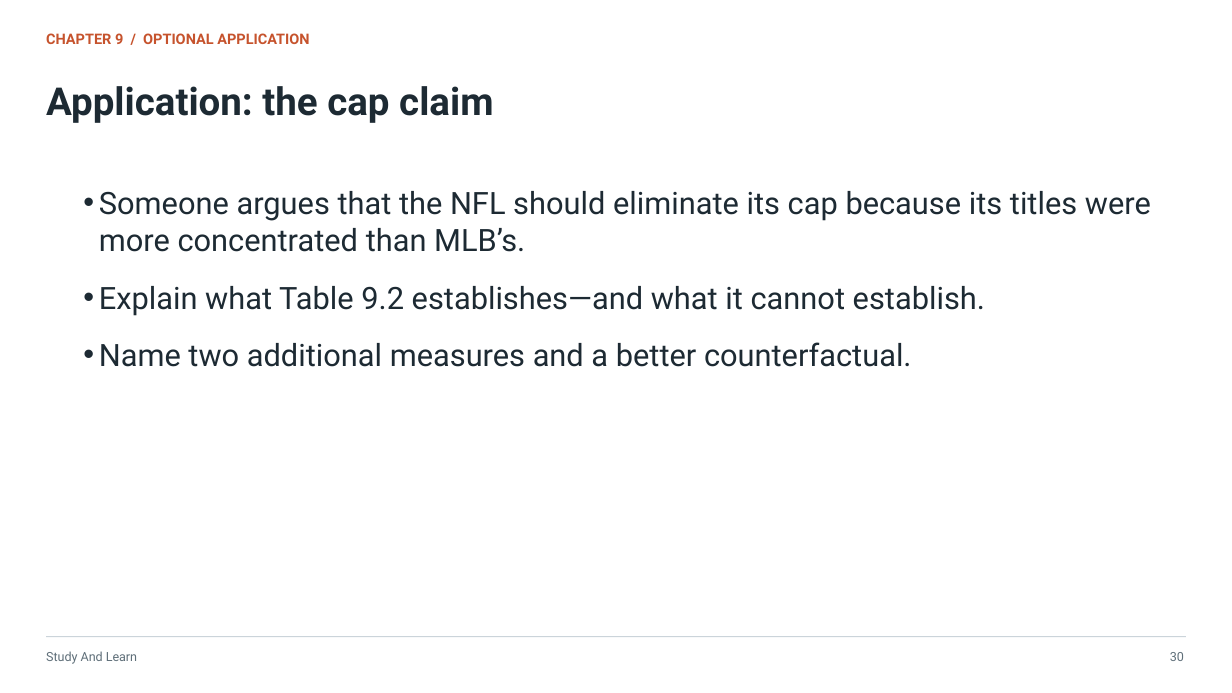
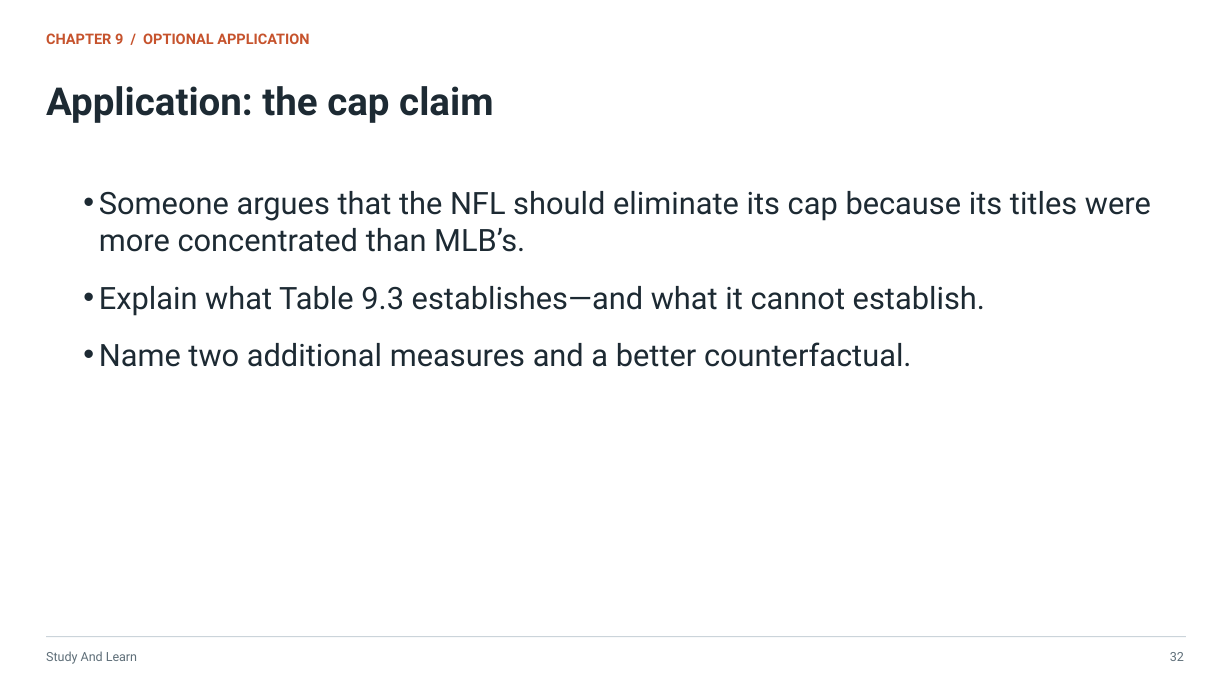
Before and after one commit to markny/sbu-econ, a slide deck: slide 32 of sports-econ/downloads/chapter-9-competitive-balance-in-sports.pptx (slide 30 before the commit). Drawn at 1232x693 pixels with LibreOffice and Linux fonts; fonts in the diff are those of the drawing. Boxes give left, top, right and bottom in pixels: in the first picture for what was removed or moved away, otherwise in the second. Text is boxed around its words. In the diff, an @@ line names an element or a change of style, - is before the commit and + after.

```diff
--- a/sports-econ/downloads/chapter-9-competitive-balance-in-sports.pptx
+++ b/sports-econ/downloads/chapter-9-competitive-balance-in-sports.pptx
@@ text at [99, 286, 985, 316]: text changed @@
-• Explain what Table 9.2 establishes—and what it cannot establish.
+• Explain what Table 9.3 establishes—and what it cannot establish.
@@ text at [1170, 652, 1184, 661]: text changed @@
-30
+32
```
Also in this commit, not shown: 26 other slides changed, 2 slides added, 17 other files.
